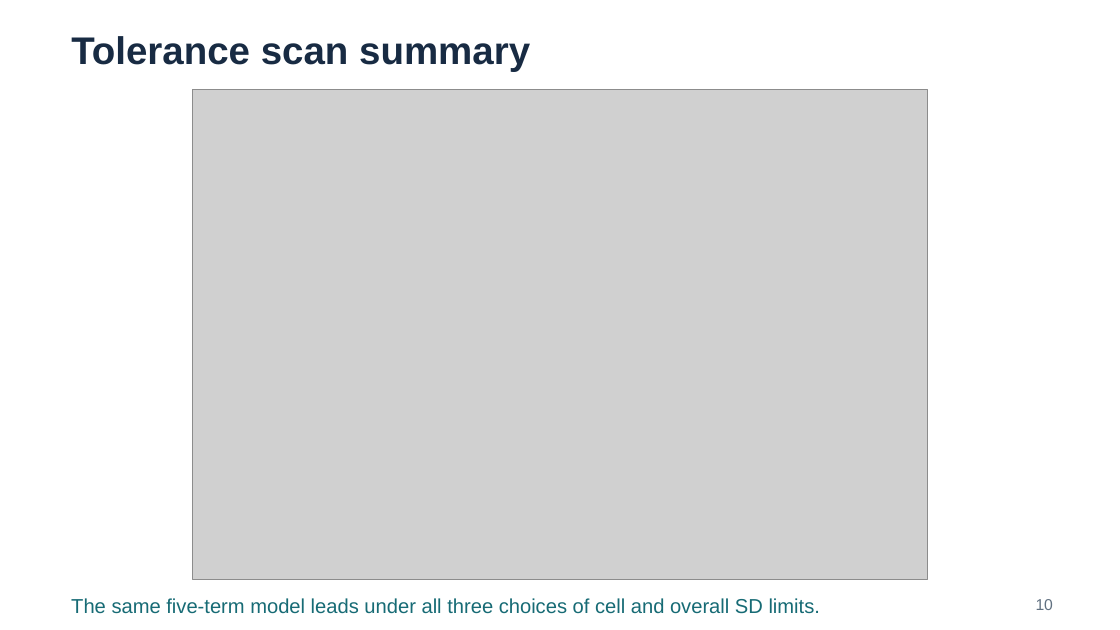
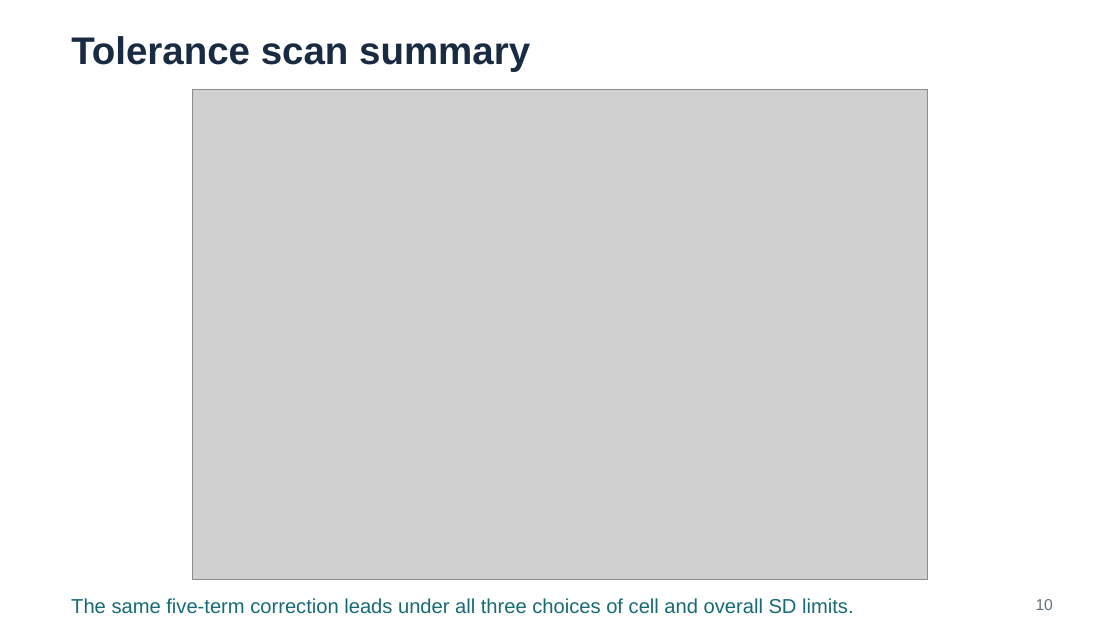
Before and after one commit to cploen/xtar_refit_hms, a slide deck: slide 10 of slides/xtar_study_summary.pptx. Drawn at 1120x630 pixels with LibreOffice and Linux fonts; fonts in the diff are those of the drawing; grey boxes stand for pictures. Boxes give left, top, right and bottom in pixels: in the first picture for what was removed or moved away, otherwise in the second. Text is boxed around its words. In the diff, an @@ line names an element or a change of style, - is before the commit and + after.

```diff
--- a/slides/xtar_study_summary.pptx
+++ b/slides/xtar_study_summary.pptx
@@ text at box(71, 598, 853, 614): text changed @@
-The same five-term model leads under all three choices of cell and overall SD limits.
+The same five-term correction leads under all three choices of cell and overall SD limits.
```
Also in this commit, not shown: 2 other slides changed, 4 other files.
